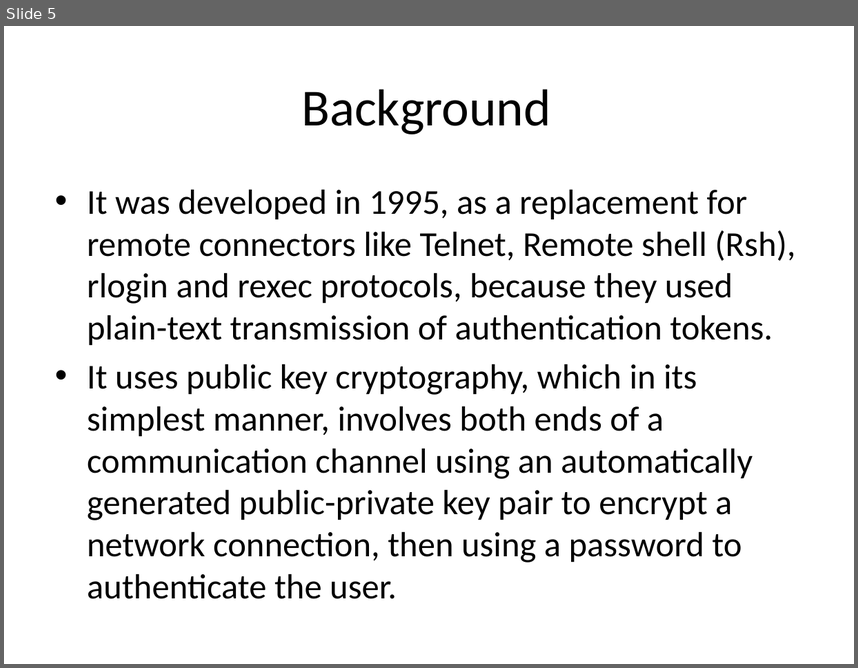
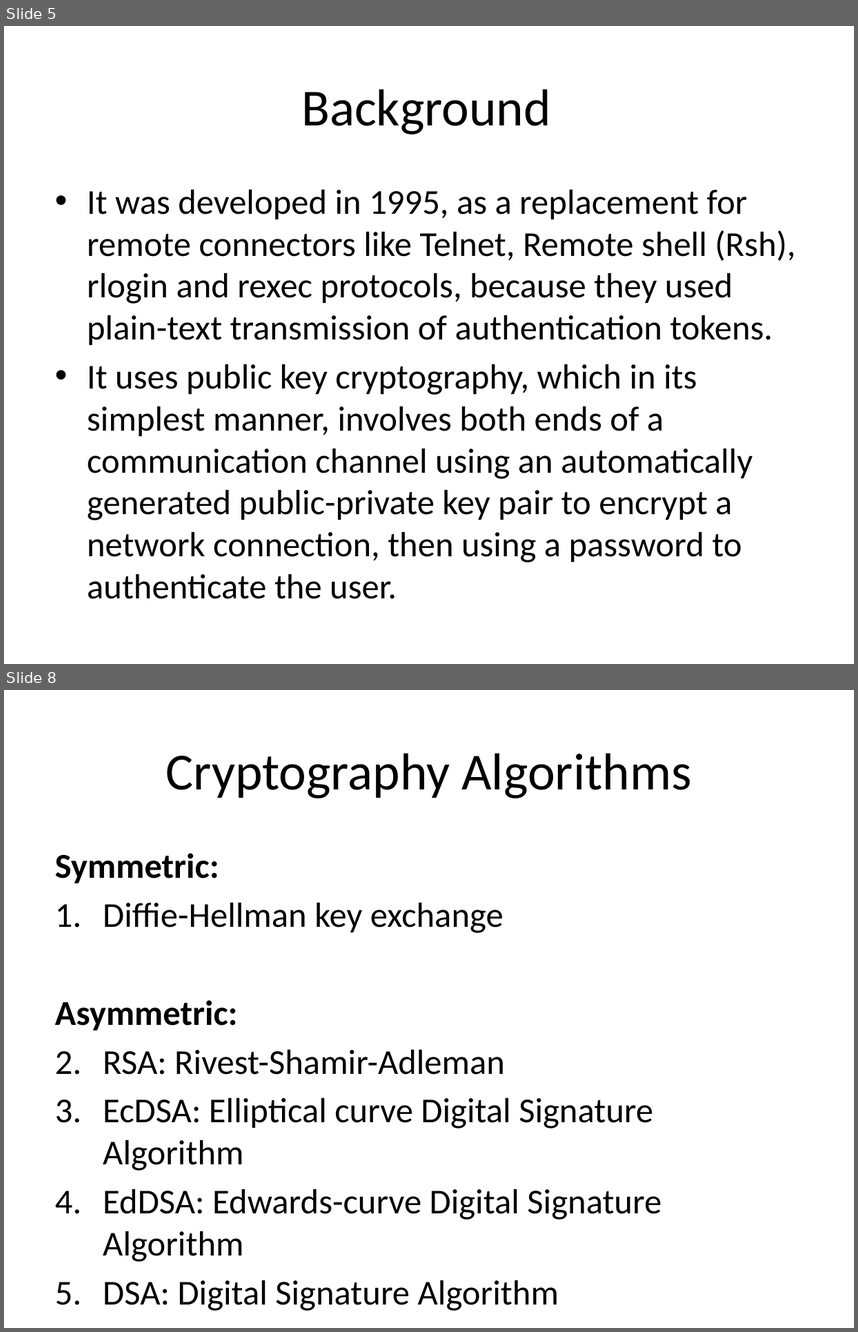
Before and after one commit to Dev-wonderful/Peer-learning-day, a slide deck: SSH-PLD.pptx. Shown one above the other, each under a label of ours: slide 5 before the commit, slides 5 and 8 after it; the slides between them are not shown. The pictures are 858x668 and 858x1332 pixels, drawn with LibreOffice and Linux fonts; fonts in the diff are those of the drawing. Boxes give left, top, right and bottom in pixels: in the first picture for what was removed or moved away, otherwise in the second. Text is boxed around its words. In the diff, an @@ line names an element or a change of style, - is before the commit and + after.

```diff
--- a/SSH-PLD.pptx
+++ b/SSH-PLD.pptx
@@ slide 8 added at (4, 690, 854, 1328), background #FFFFFF @@
@@ title added at (165, 753, 691, 798), 44 pt, text #000000 @@
+Cryptography Algorithms
@@ text added at (55, 853, 662, 1310), 29.6 pt, text #000000 @@
+Symmetric:
+1. Diffie-Hellman key exchange
+Asymmetric:
+1. RSA: Rivest-Shamir-Adleman
+2. EcDSA: Elliptical curve Digital Signature Algorithm
+3. EdDSA: Edwards-curve Digital Signature Algorithm
+4. DSA: Digital Signature Algorithm
```
Also in this commit, not shown: 4 other slides added, 1 slide removed.
